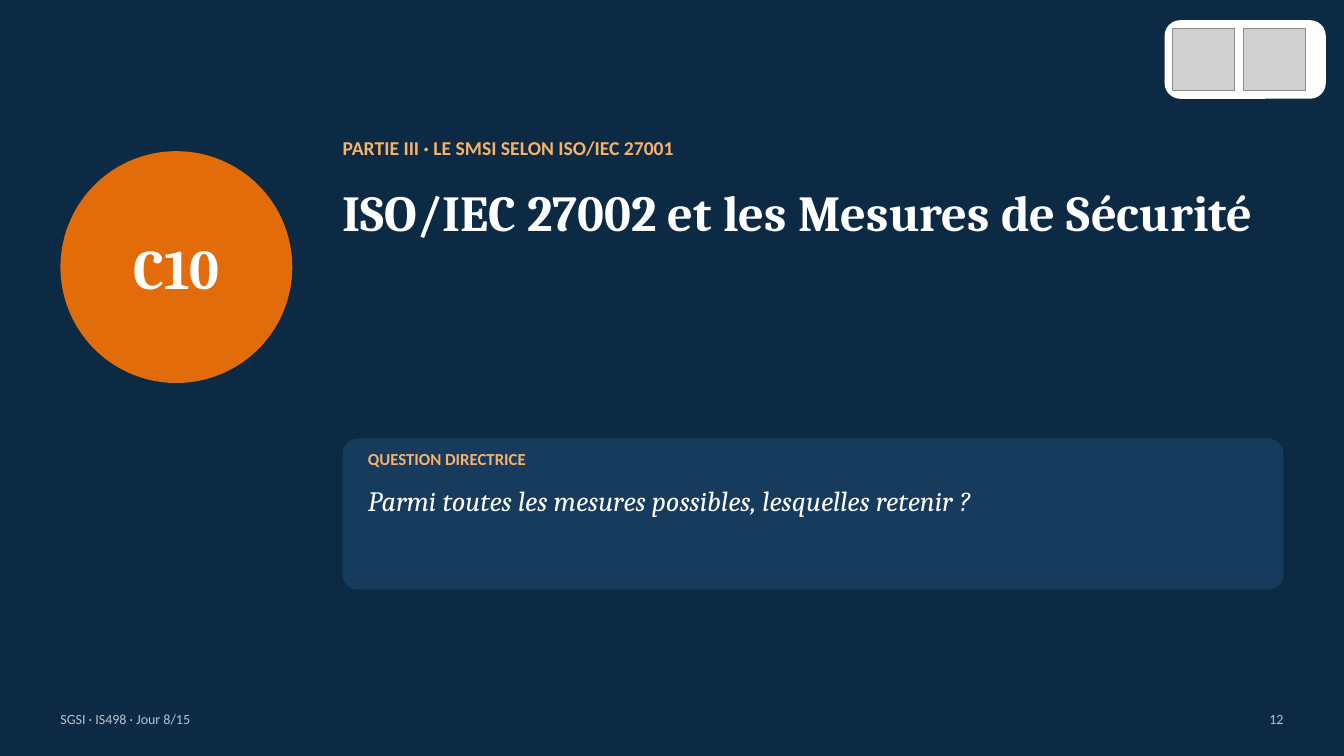
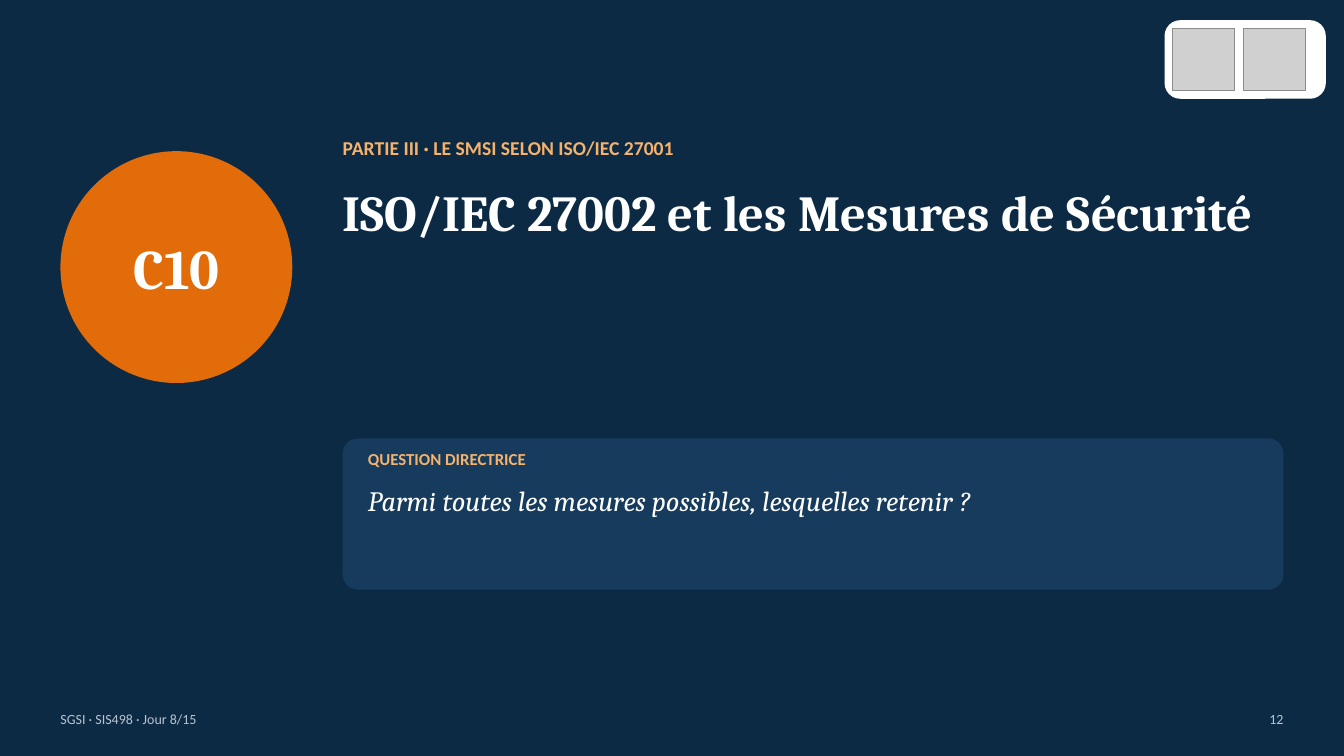
Before and after one commit to MaletYon/cours-sgsi, a slide deck: slide 12 of Présentation/SGSI_J08.pptx. Drawn at 1344x756 pixels with LibreOffice and Linux fonts; fonts in the diff are those of the drawing; grey boxes stand for pictures. Boxes give left, top, right and bottom in pixels: in the first picture for what was removed or moved away, otherwise in the second. Text is boxed around its words. In the diff, an @@ line names an element or a change of style, - is before the commit and + after.

Commit message:
SGSI : code de l'UE harmonisé en SIS498 (livre, présentations, NDAP SUKULU)

```diff
--- a/Présentation/SGSI_J08.pptx
+++ b/Présentation/SGSI_J08.pptx
@@ text at (x1=60, y1=714, x2=197, y2=725): text changed @@
-SGSI · IS498 · Jour 8/15
+SGSI · SIS498 · Jour 8/15
```
Also in this commit, not shown: 19 other slides changed, 32 other files.
